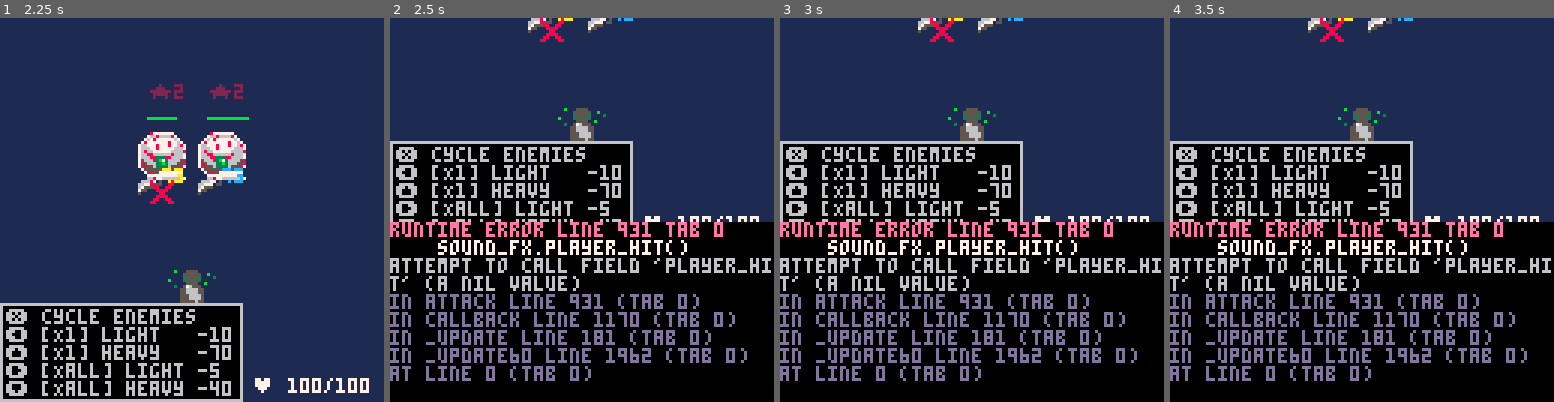
Above: before the commit, frames 1-4 (left to right).
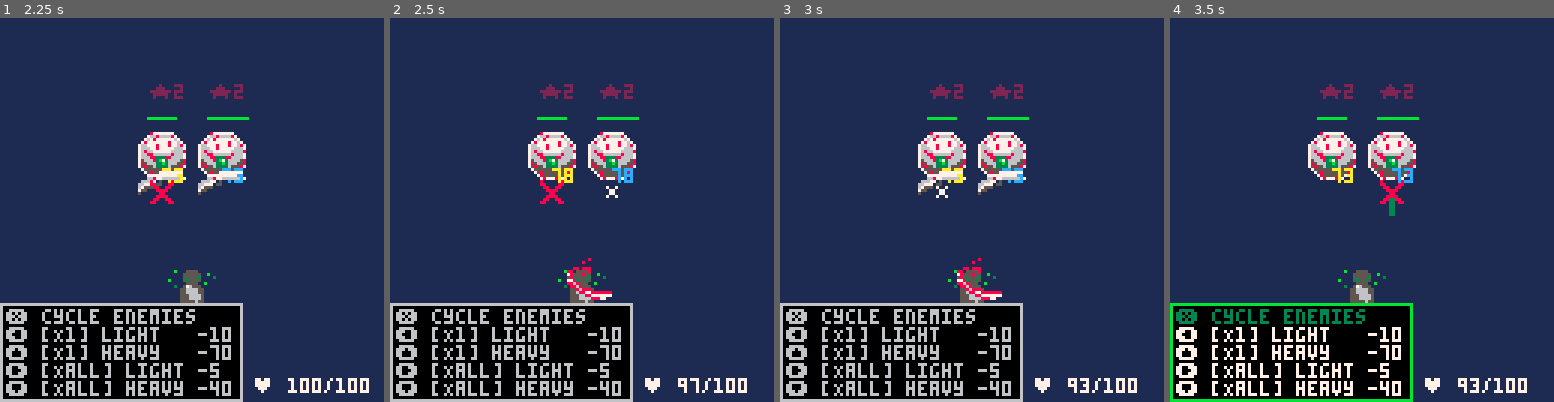
Above: after the commit, the same moments.

Repository: robertvargas-irq/gamedev-pico8-game-source
Game: PICO-8 cartridge apocalypse_couriers.p8
Same seed, same stepped clock (60 frames per second), same inputs: the game is played once before the commit and once after it.
Inputs:
- Up to frame 1 (2.25 s): tap X (X key) at 0.33, 1.07, 1.85 s; tap O (Z key) at 0.7, 1.7, 2.1 s; hold Right 1.6-2.1 s; hold Up from 2.15 s (still down)
- Up to frame 2 (2.5 s): release Up at 2.42 s; hold Right from 2.47 s (still down)
- Up to frame 3 (3 s): keep holding Right; tap O (Z key) at 2.5, 2.9 s; tap X (X key) at 2.97 s
- Up to frame 4 (3.5 s): release Right at 3.03 s; hold Left from 3.08 s (still down); tap O (Z key) at 3.3 s

Frame 1 is identical in both runs. In frame 2, 54% of the frame differs, in the area x 0-100%, y 0-100%; in frame 3, 54%; in frame 4, 54%.
Error before the commit: runtime error line 931 tab 0; sound_fx.player_hit(); attempt to call field 'player_hit' (a nil value)

Commit message:
New sound effects for player hit and merchant/item

Diff:
--- a/fx/sound_fx.lua
+++ b/fx/sound_fx.lua
@@ -17,6 +17,10 @@
     sfx(1,-1,0,4)
 end
 
+function sound_fx.player_hit()
+    sfx(2,-1,0,4)
+end
+
 function sound_fx.hit_quick()
     sfx(0,1,16,4)
 end
@@ -26,15 +30,23 @@
 end
 
 function sound_fx.footstep1()
-    sfx(1,-1,5,2)
+    sfx(1,0,5,2)
 end
 
 function sound_fx.footstep2()
-    sfx(1,-1,8,2)
+    sfx(1,0,8,2)
 end
 
 function sound_fx.tip()
     sfx(0,-1,29,2)
+end
+
+function sound_fx.merchant_reached()
+    sfx(1,-1,12,4)
+end
+
+function sound_fx.item_found()
+    sfx(1,-1,12,4)
 end
 
 function sound_fx.encounter_start()
